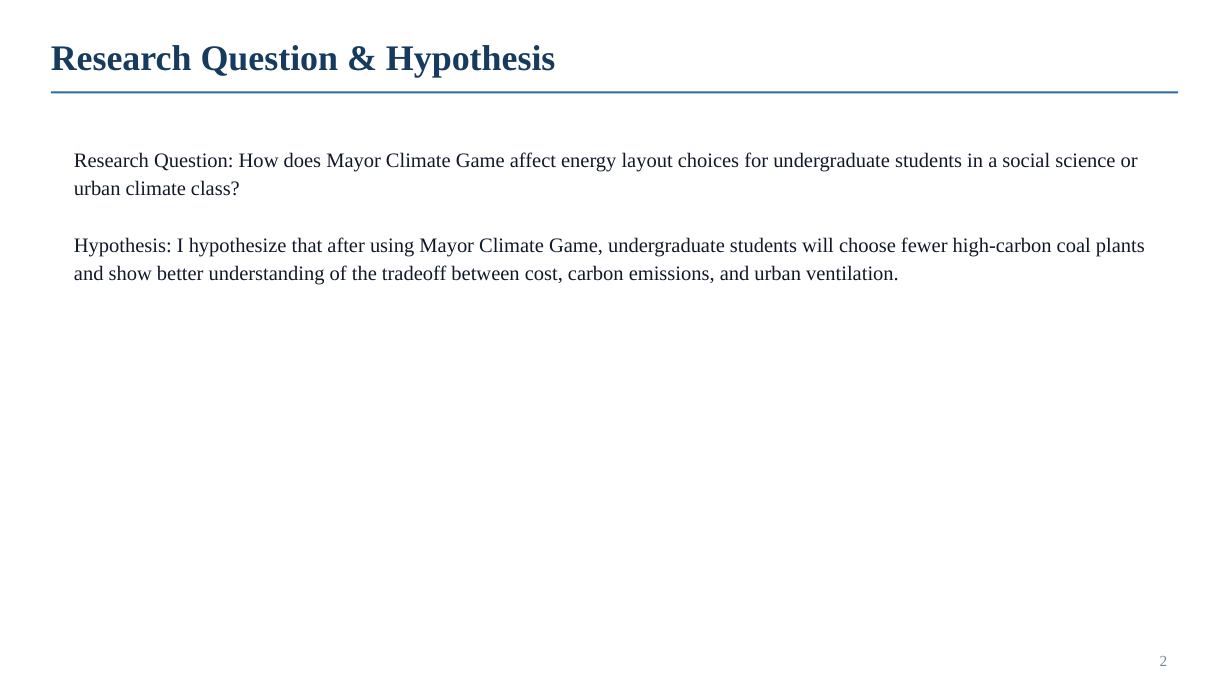
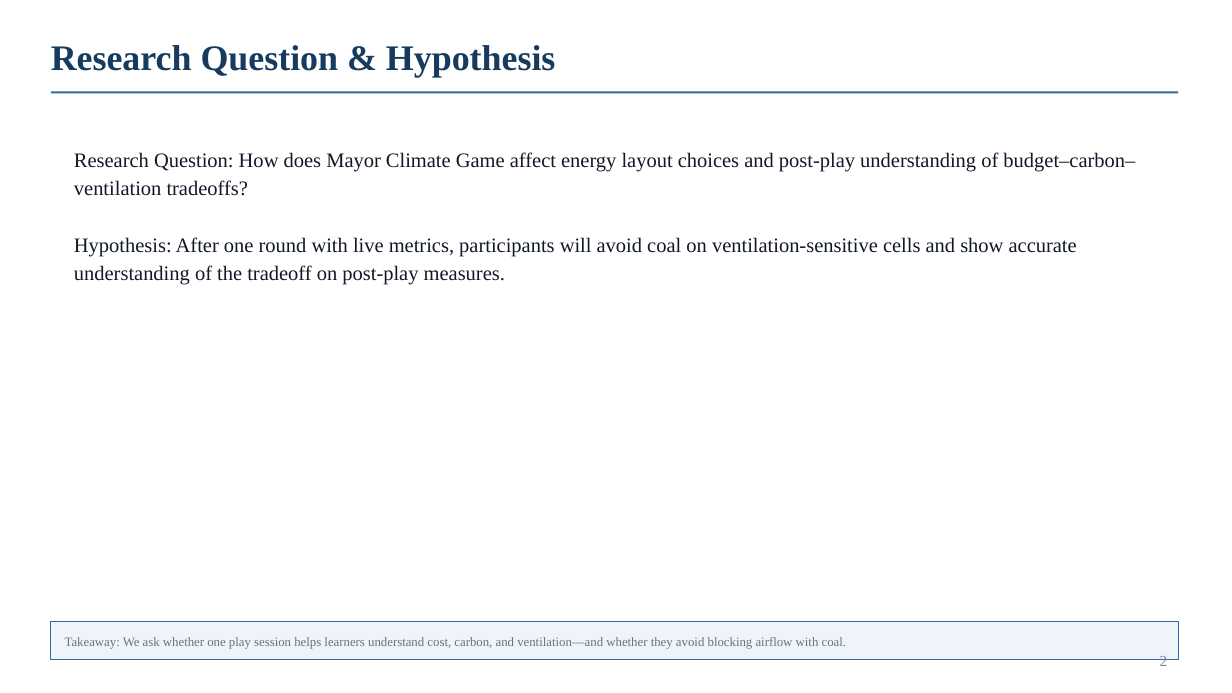
Before and after one commit to HYH-SZ/mayor-climate-game, a slide deck: slide 2 of midterm.pptx. Drawn at 1232x693 pixels with LibreOffice and Linux fonts; fonts in the diff are those of the drawing. Boxes give left, top, right and bottom in pixels: in the first picture for what was removed or moved away, otherwise in the second. Text is boxed around its words. In the diff, an @@ line names an element or a change of style, - is before the commit and + after.

```diff
--- a/midterm.pptx
+++ b/midterm.pptx
@@ text at [74, 152, 1135, 285]: text changed @@
-Research Question: How does Mayor Climate Game affect energy layout choices for undergraduate students in a social science or urban climate class?
-Hypothesis: I hypothesize that after using Mayor Climate Game, undergraduate students will choose fewer high-carbon coal plants and show better understanding of the tradeoff between cost, carbon emissions, and urban ventilation.
+Research Question: How does Mayor Climate Game affect energy layout choices and post-play understanding of budget–carbon–ventilation tradeoffs?
+Hypothesis: After one round with live metrics, participants will avoid coal on ventilation-sensitive cells and show accurate understanding of the tradeoff on post-play measures.
@@ rectangle added at [51, 621, 1178, 660], fill #EEF4FA, outline #2D6A9F 0.6 pt @@
@@ text added at [65, 637, 847, 649], 10 pt, text #6B7280 @@
+Takeaway: We ask whether one play session helps learners understand cost, carbon, and ventilation—and whether they avoid blocking airflow with coal.
```
Also in this commit, not shown: 5 other slides changed, 3 slides added, 3 slides removed, 1 other file.
